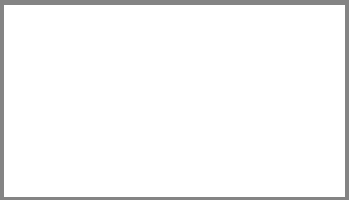
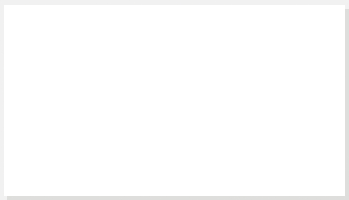
Revision of a layered 349px x 200px image; what changed, layer by layer:
showed "frame", painted on it over [0, 0, 349, 200]
hid "frame-arrow", painted on it over [0, 0, 349, 200]
